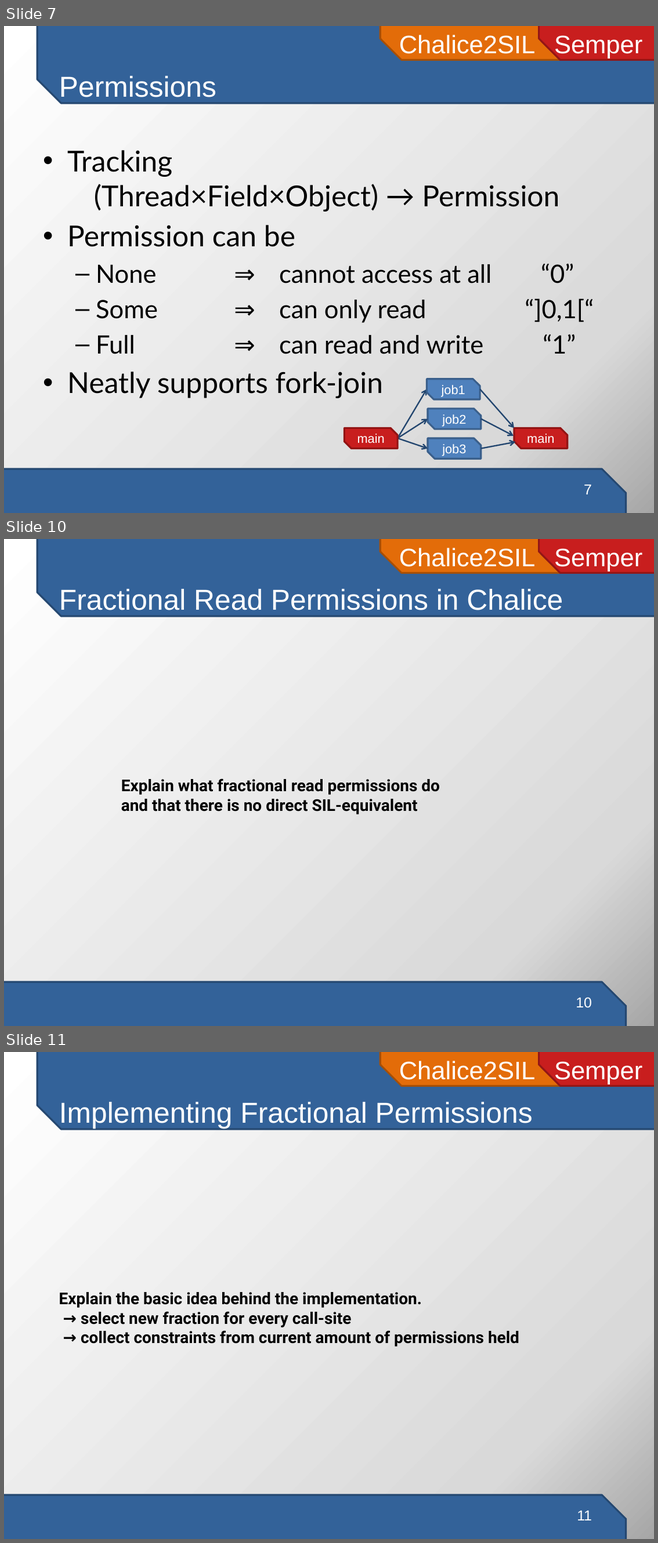
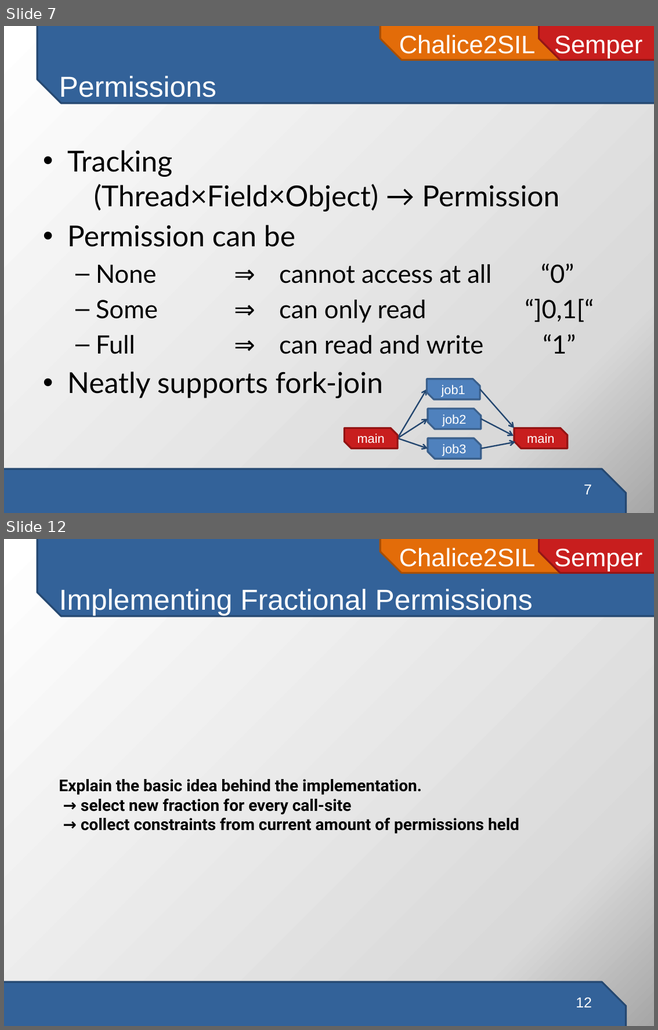
Before and after one commit to viperproject/chalice2silver, a slide deck: chalice2sil/doc/presentation/chalice2sil-presentation.pptx. Shown one above the other, each under a label of ours: slides 7, 10 and 11 before the commit, slides 7 and 12 after it; the slides between them are not shown. The pictures are 658x1543 and 658x1030 pixels, drawn with LibreOffice and Linux fonts; fonts in the diff are those of the drawing. Boxes give left, top, right and bottom in pixels: in the first picture for what was removed or moved away, otherwise in the second. Text is boxed around its words. In the diff, an @@ line names an element or a change of style, - is before the commit and + after.

Commit message:
explain read fractions

```diff
--- a/chalice2sil/doc/presentation/chalice2sil-presentation.pptx
+++ b/chalice2sil/doc/presentation/chalice2sil-presentation.pptx
@@ slide 10 removed at <box>4,539,654,1026</box>, background gradient #FFFFFF to #D9D9D9 to #A6A6A6; not listed: 4 template elements that a slide beside it also shows @@
@@ title removed at <box>59,589,563,616</box> @@
-Fractional Read Permissions in Chalice
@@ text removed at <box>121,779,440,815</box> @@
-Explain what fractional read permissions do
-and that there is no direct SIL-equivalent
@@ page number removed at <box>575,997,592,1008</box> @@
-10
@@ what was slide 11 is now slide 12 @@
@@ page number at <box>575,997,592,1008</box>: text changed @@
-11
+12
```
Also in this commit, not shown: 3 slides changed, 2 slides added.
